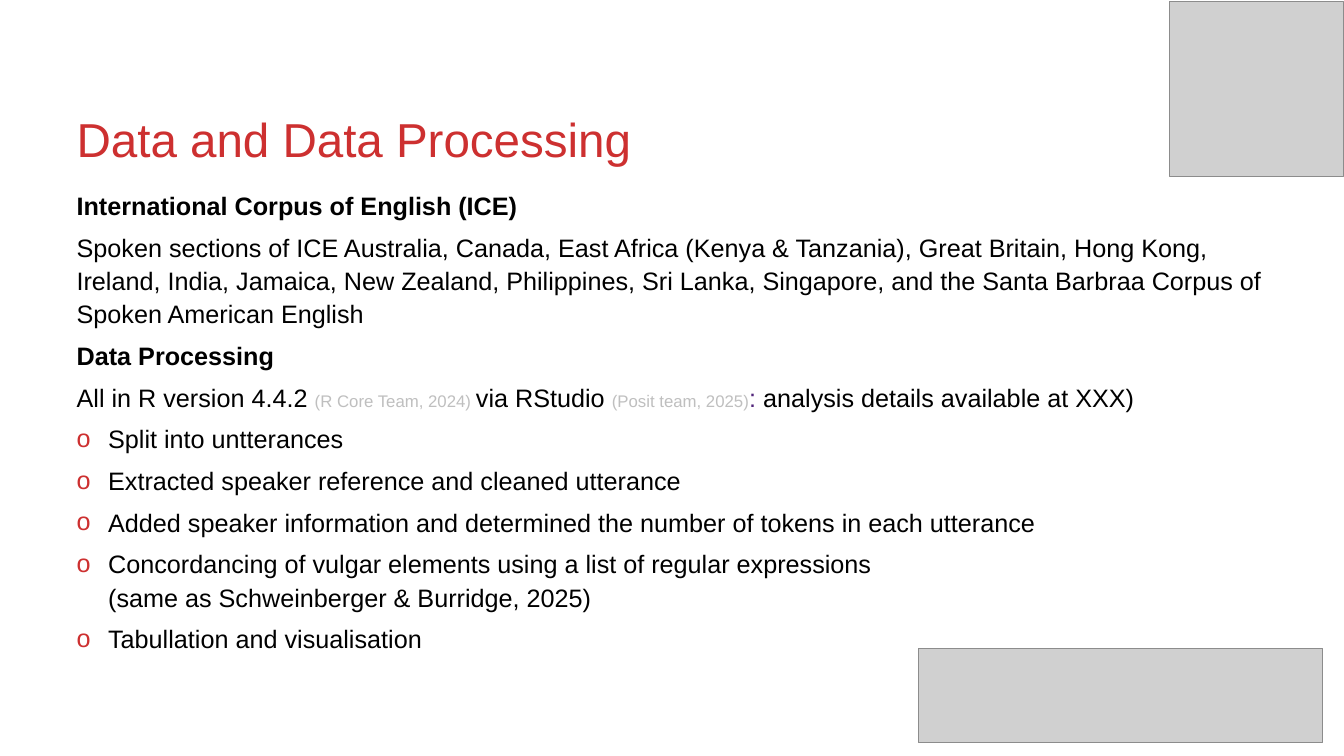
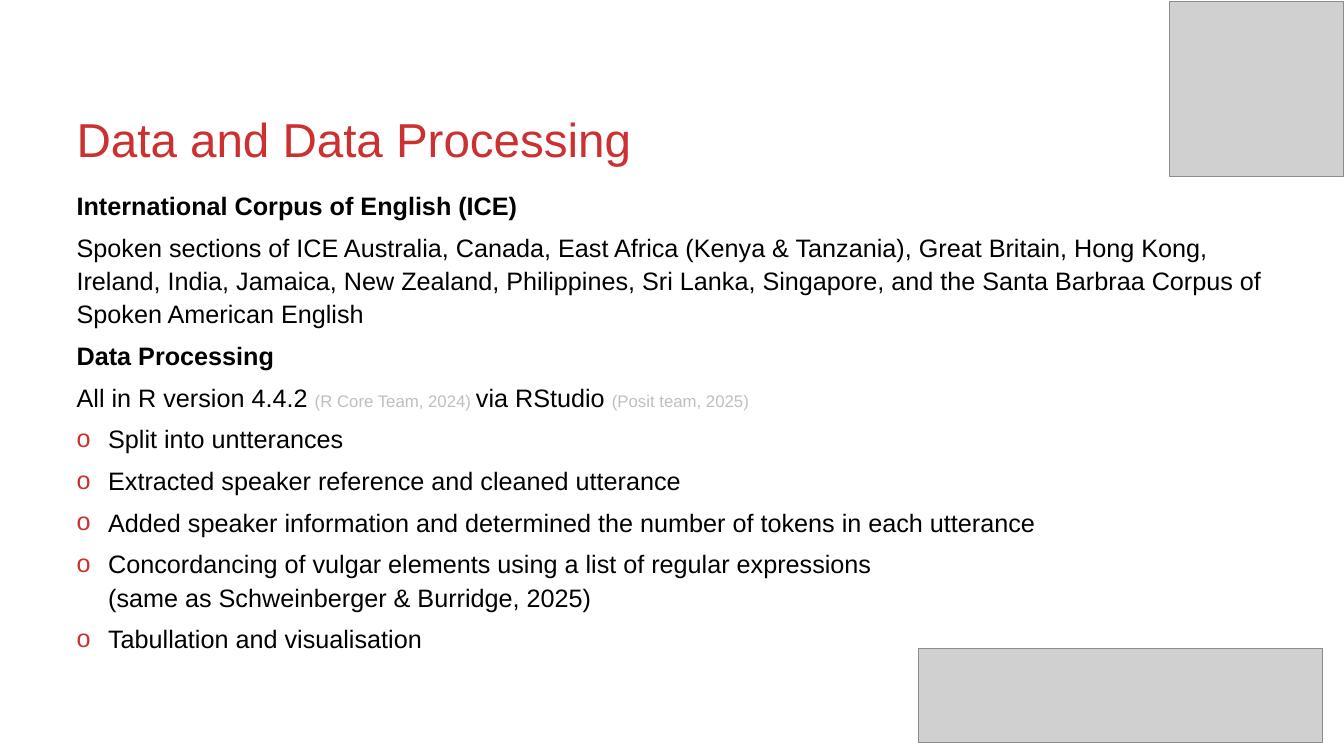
Before and after one commit to MartinSchweinberger/slides, a slide deck: slide 6 of Hildesheim_Schweinberger_VulgarityAroundTheWorld_2026.pptx. Drawn at 1344x756 pixels with LibreOffice and Linux fonts; fonts in the diff are those of the drawing; grey boxes stand for pictures. Boxes give left, top, right and bottom in pixels: in the first picture for what was removed or moved away, otherwise in the second. Text is boxed around its words. In the diff, an @@ line names an element or a change of style, - is before the commit and + after.

```diff
--- a/Hildesheim_Schweinberger_VulgarityAroundTheWorld_2026.pptx
+++ b/Hildesheim_Schweinberger_VulgarityAroundTheWorld_2026.pptx
@@ text at [77, 388, 749, 410]: text changed; size 18 to 12 pt; text colour #000000 to #BFBFBF @@
-All in R version 4.4.2 (R Core Team, 2024) via RStudio (Posit team, 2025): analysis details available at XXX)
+All in R version 4.4.2 (R Core Team, 2024) via RStudio (Posit team, 2025)
```
Also in this commit, not shown: 2 other slides changed.
